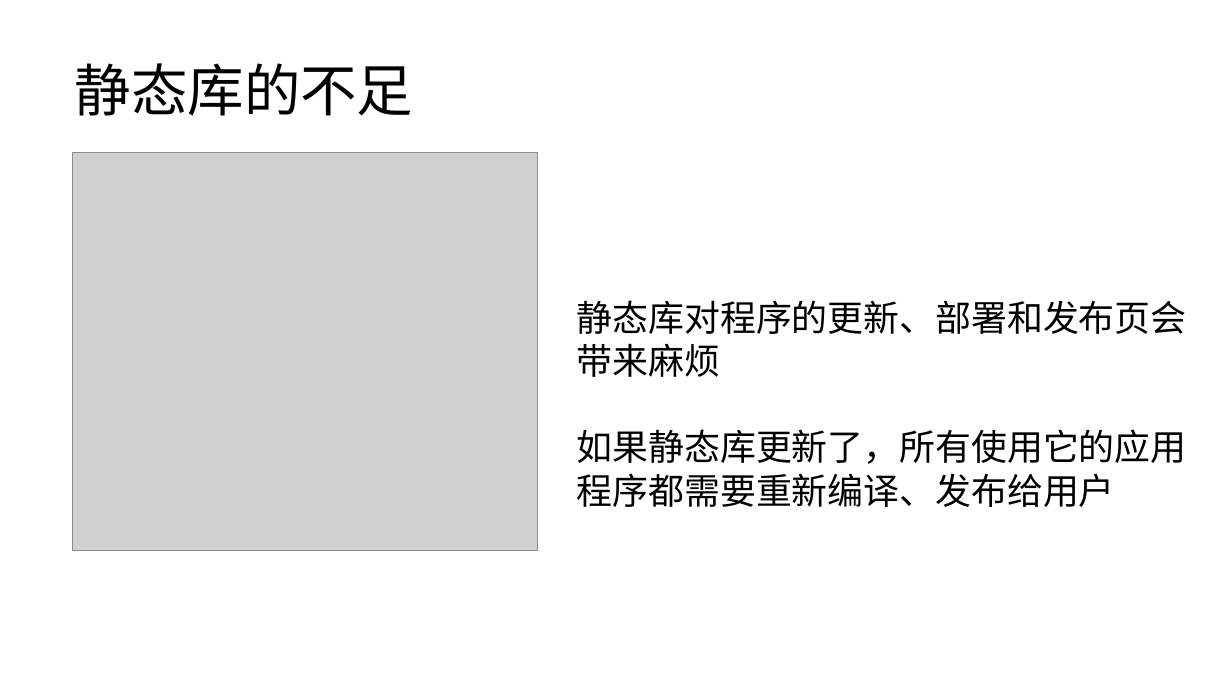
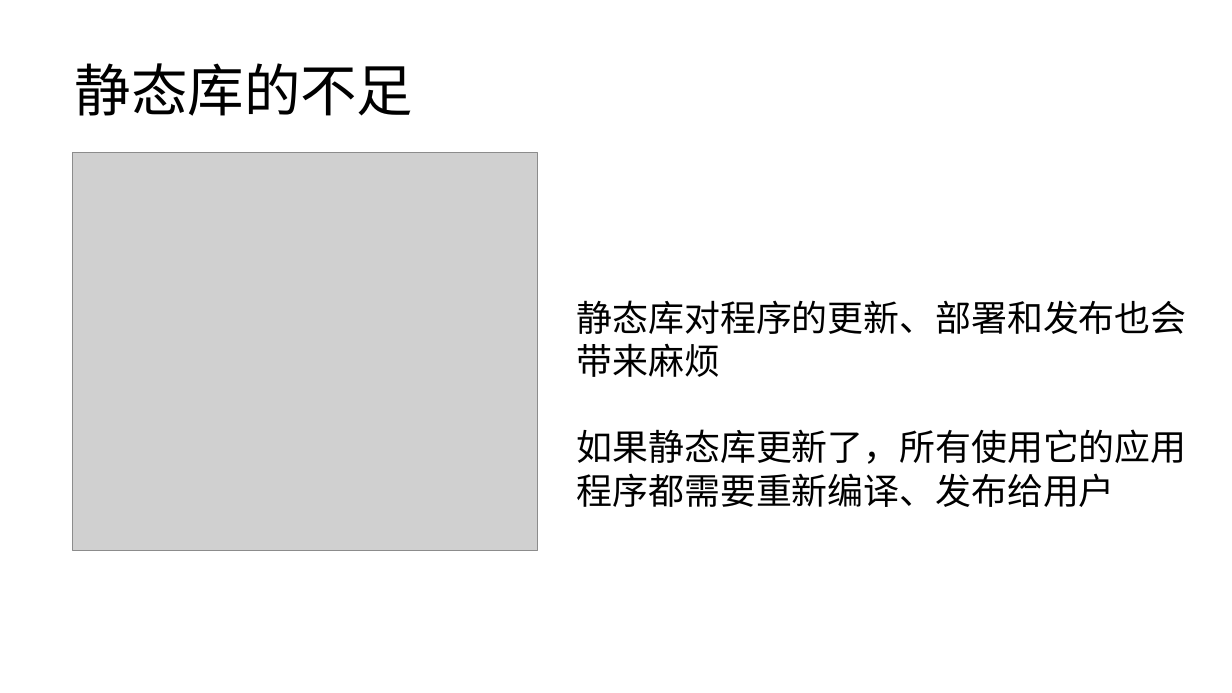
Before and after one commit to lezhang-thu/c-programming, a slide deck: slide 34 of 数据结构+算法/2022秋季-计算机基础与程序设计-数据结构-算法.pptx. Drawn at 1232x693 pixels with LibreOffice and Linux fonts; fonts in the diff are those of the drawing; grey boxes stand for pictures. Boxes give left, top, right and bottom in pixels: in the first picture for what was removed or moved away, otherwise in the second. Text is boxed around its words. In the diff, an @@ line names an element or a change of style, - is before the commit and + after.

```diff
--- a/数据结构+算法/2022秋季-计算机基础与程序设计-数据结构-算法.pptx
+++ b/数据结构+算法/2022秋季-计算机基础与程序设计-数据结构-算法.pptx
@@ text at (577, 300, 1187, 377): text changed @@
-静态库对程序的更新、部署和发布页会带来麻烦
+静态库对程序的更新、部署和发布也会带来麻烦
```
Also in this commit, not shown: 3 other slides changed, 1 other file.
